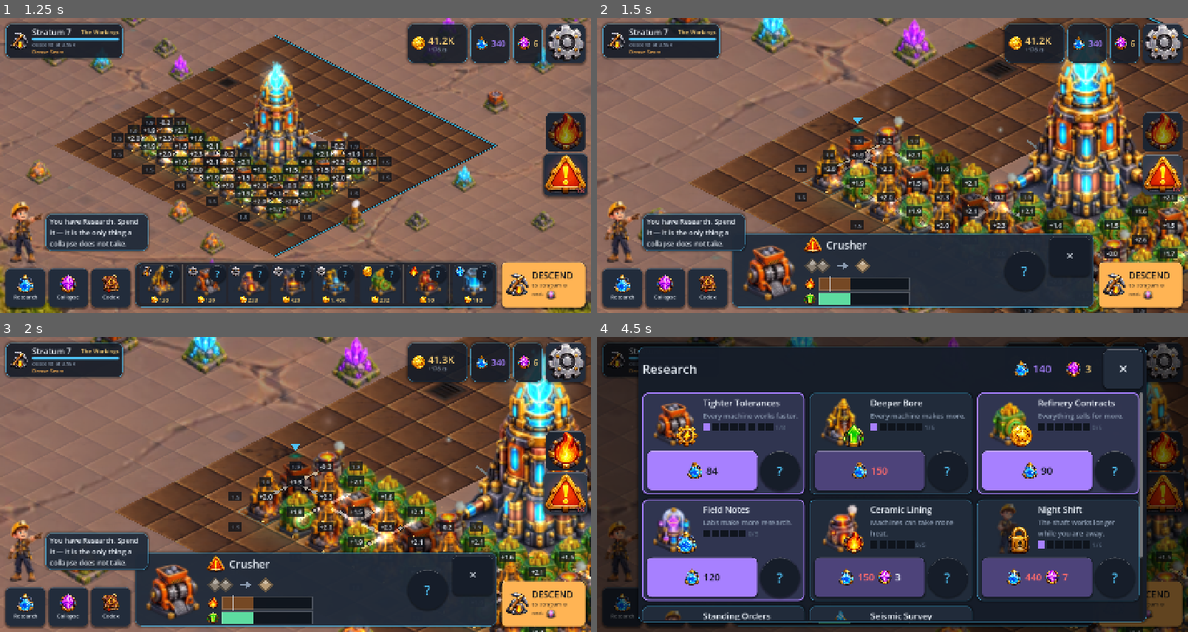
Above: before the commit, frames 1-4 (two rows, left to right).
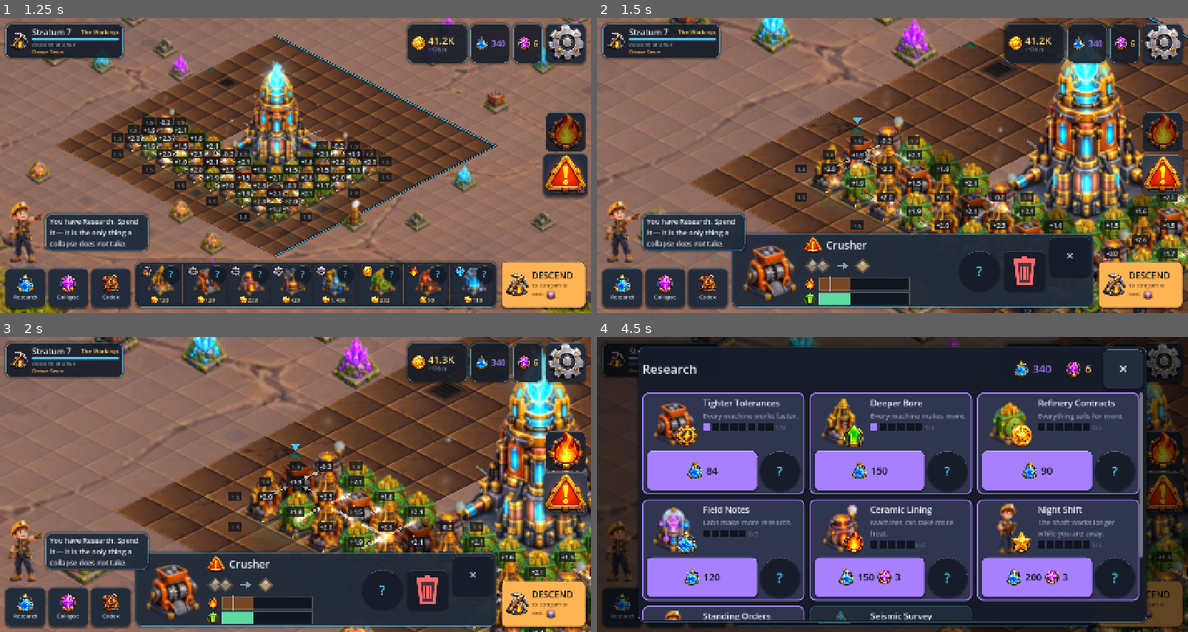
Above: after the commit, the same moments.

Repository: Furkiozknn/lodeworks
Game: Godot game, scene res://tools/perf_probe.tscn
The game is run twice, just before and just after one commit, with the same random seed, the same clock (stepped at 60 frames per second) and the same inputs. This scene is started directly instead of the project's main scene.
Inputs (mouse positions are in pixels of both pictures, inside the frame that each line leads up to):
- Up to frame 1 (1.25 s): click (567, 133) at 0.52 s
- Up to frame 2 (1.5 s): click "18" at 1.25 s
- Up to frame 3 (2 s): no input
- Up to frame 4 (4.5 s): click (620, 605) at 2 s; click (667, 605) at 2.75 s; click (709, 605) at 3.5 s; click "?" at 4.25 s

Frame 1 is identical in both runs. In frame 2, 0.3% of the frame differs, in the area x 62-76%, y 79-91%; in frame 3, 0.3%; in frame 4, 9.8%, in the area x 7-92%, y 9-99%.

Commit message:
Give the machine sheet a Remove key a new player can find
Removing a machine was a long press and nothing on screen said so. The
sheet a selected machine opens now has a bin key beside its "?", which
opens the same Remove card (machine, arrow, the credits back). The long
press still works.

Co-Authored-By: Claude Opus 5.5 (1M context) <noreply@anthropic.com>

Diff:
--- a/scripts/ui/chips.gd
+++ b/scripts/ui/chips.gd
@@ -122,7 +122,7 @@
 
 ## A sign drawn in lines, for the few things the icon sheet has no picture of:
 ## "speaker", "wave", "screen", "sparkle", "battery", "hand", "vibrate",
-## "person", "zoom", "motion".
+## "person", "zoom", "motion", "bin".
 class Glyph extends Control:
 	var kind: String = ""
 	var col := Palette.TEXT
@@ -193,6 +193,16 @@
 				draw_line(_p(0.6, 0.6), _p(0.84, 0.84), col, w * 1.6)
 				draw_line(_p(0.3, 0.42), _p(0.54, 0.42), acc, w)
 				draw_line(_p(0.42, 0.3), _p(0.42, 0.54), acc, w)
+			"bin":
+				var red := Palette.BAD
+				draw_line(_p(0.22, 0.26), _p(0.78, 0.26), red, w * 1.3)
+				draw_line(_p(0.42, 0.18), _p(0.58, 0.18), red, w * 1.3)
+				draw_colored_polygon(PackedVector2Array([_p(0.28, 0.32), _p(0.72, 0.32),
+					_p(0.66, 0.84), _p(0.34, 0.84)]), Color(red, 0.25))
+				draw_polyline(PackedVector2Array([_p(0.28, 0.32), _p(0.34, 0.84), _p(0.66, 0.84),
+					_p(0.72, 0.32)]), red, w, true)
+				for x in [0.42, 0.5, 0.58]:
+					draw_line(_p(x, 0.42), _p(x, 0.74), red, w * 0.8)
 			"motion":
 				draw_circle(_p(0.66, 0.5), s * 0.16, acc)
 				for k in range(3):
--- a/scripts/ui/main.gd
+++ b/scripts/ui/main.gd
@@ -892,6 +892,21 @@
 
 	# The words, for whoever wants them.
 	row.add_child(_help_button("", func() -> String: return _sheet_help))
+	# Remove, in plain sight: select, then act, as every builder game does.
+	# The long press still works; this is the key a new player can find.
+	var rm := _button("", Palette.PANEL)
+	rm.custom_minimum_size = Vector2(MIN_TOUCH, MIN_TOUCH)
+	rm.size_flags_horizontal = Control.SIZE_SHRINK_END
+	rm.size_flags_vertical = Control.SIZE_SHRINK_CENTER
+	var bin := Chips.Glyph.new("bin", 60.0)
+	bin.set_anchors_and_offsets_preset(Control.PRESET_FULL_RECT)
+	rm.add_child(bin)
+	rm.tooltip_text = "Remove"
+	rm.pressed.connect(func():
+		if iso_view.selected_cell >= 0:
+			Juice.tap()
+			_on_cell_long_pressed(iso_view.selected_cell))
+	row.add_child(rm)
 
 	var close := _button("✕", Palette.PANEL)
 	close.add_theme_color_override("font_color", Palette.TEXT)
Not shown, changed: docs/AUDIT.md
